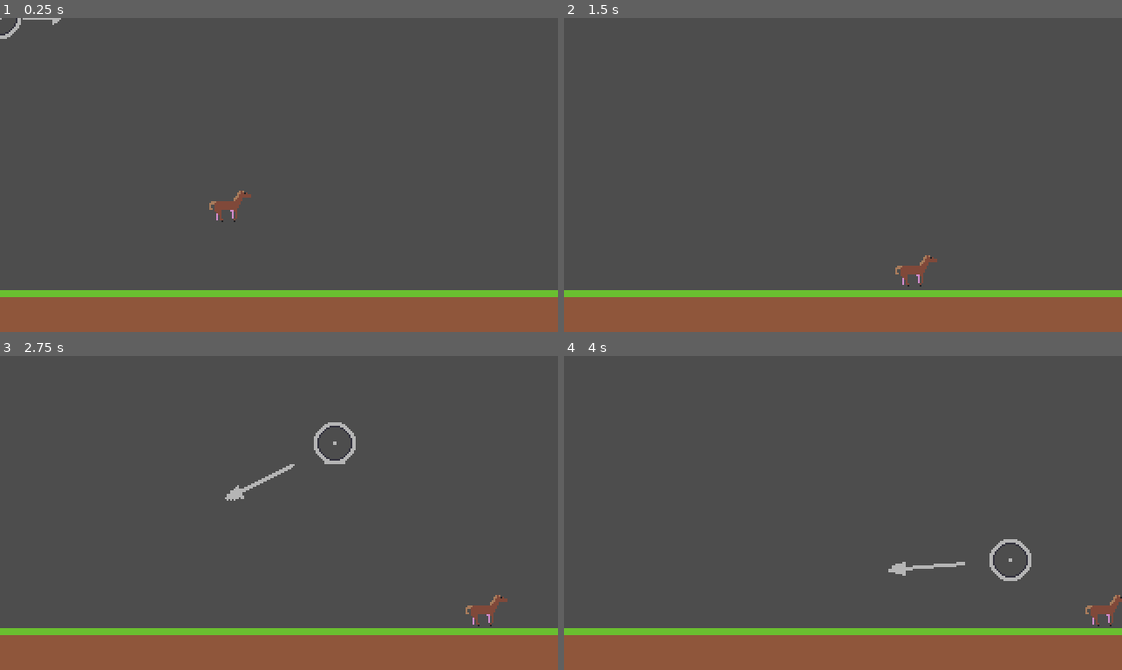
Above: before the commit, frames 1-4 (two rows, left to right).
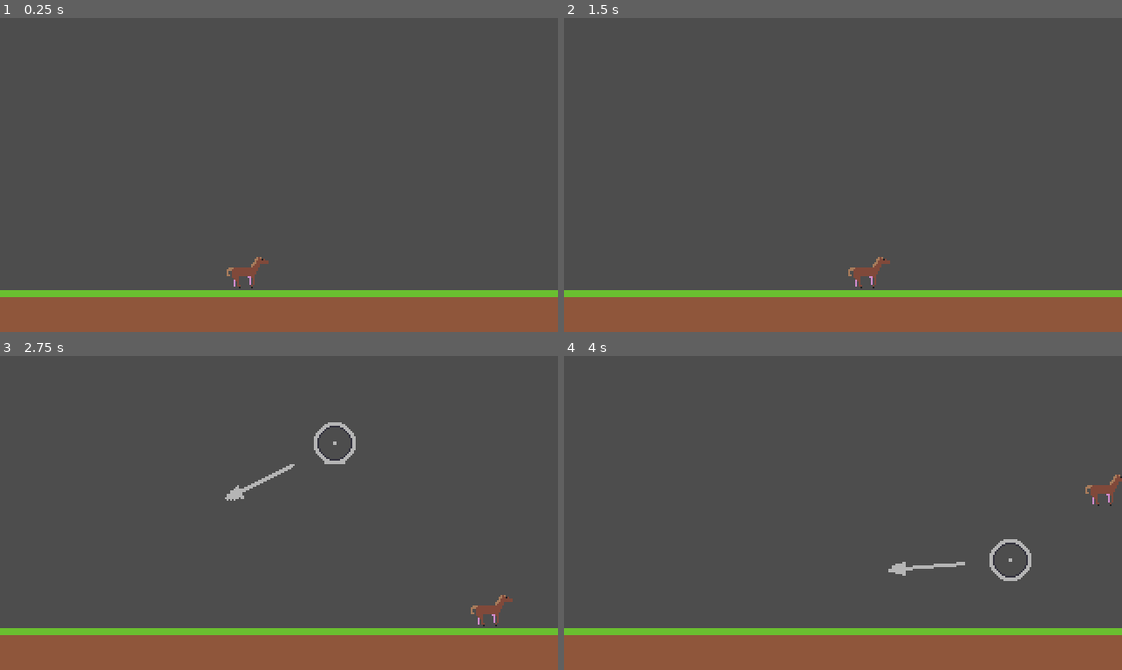
Above: after the commit, the same moments.

Repository: ErwinPrograms/Mini-Jam-205-Horses
Game: Godot game, scene res://scenes/roots/game.tscn
Two runs of this game, one before a commit and one after it. Both use one fixed random seed, a clock stepped at 60 frames per second and the inputs below.
Inputs (mouse positions are in pixels of both pictures, inside the frame that each line leads up to):
- Up to frame 1 (0.25 s): no input
- Up to frame 2 (1.5 s): move the mouse to (965, 159) at 0.52 s; press the mouse at (965, 159) at 0.53 s; tap Enter at 1.25 s; move the mouse to (731, 190) at 1.27 s; release the mouse at (731, 190) at 1.28 s; click (731, 190) at 1.35 s
- Up to frame 3 (2.75 s): move the mouse to (334, 443) at 2.02 s; press the mouse at (334, 443) at 2.03 s
- Up to frame 4 (4 s): tap Space at 2.75 s; move the mouse to (815, 575) at 2.77 s; release the mouse at (815, 575) at 2.78 s; click (815, 575) at 2.85 s; move the mouse to (1010, 560) at 3.52 s; press the mouse at (1010, 560) at 3.53 s

The runs differ from the first frame. In frame 1, 0.7% of the frame differs, in the area x 0-49%, y 0-87%; in frame 2, 0.5%; in frame 3, 0.2%; in frame 4, 0.5%.

Commit message:
Update movement control feel and add background music to game

Diff:
--- a/project.godot
+++ b/project.godot
@@ -31,9 +31,18 @@
 ]
 }
 
+[layer_names]
+
+2d_physics/layer_1="Player"
+2d_physics/layer_2="Enemy"
+2d_physics/layer_3="Obstacle"
+2d_physics/layer_4="Border"
+2d_physics/layer_5="Floor"
+
 [physics]
 
 3d/physics_engine="Jolt Physics"
+2d/default_gravity=245.0
 
 [rendering]
 
--- a/scenes/characters/horse_player.gd
+++ b/scenes/characters/horse_player.gd
@@ -1,13 +1,44 @@
 class_name HorsePlayer
 extends RigidBody2D
 
-@export var launch_power: float = 200
+@export var launch_power: float = 75
+@export var max_jumps: int = 3
 
+var _remaining_jumps: int
+var _in_air: bool
+
+func _ready() -> void:
+	_in_air = false
+	_remaining_jumps = max_jumps
 
 func connect_to_cursor(cursor: LaunchCursor):
 	cursor.drag_released.connect(on_drag_released)
 
 func on_drag_released(force_scale: Vector2) -> void:
-	print("Now launching")
-	linear_velocity = force_scale * launch_power
-	print(linear_velocity)
+	# Verticality is dampened instead of disabling force
+	if _in_air and _remaining_jumps <= 0:
+		if force_scale.y < 0:
+			#print("No more jumps!")
+			force_scale.y = force_scale.y * .25
+
+	linear_velocity += force_scale * launch_power
+	_remaining_jumps += -1
+	#print("Remaining jumps: %s\nIn Air: %s" % [_remaining_jumps, _in_air])
+
+
+func _on_body_shape_entered(body_rid: RID, body: Node, body_shape_index: int, local_shape_index: int) -> void:
+	if body is FloorBody:
+		reset_jumps()
+		_in_air = false
+
+func _on_body_shape_exited(body_rid: RID, body: Node, body_shape_index: int, local_shape_index: int) -> void:
+	if body is FloorBody:
+		_in_air = true
+
+func reset_jumps() -> void:
+	_remaining_jumps = max_jumps
+
+func is_touching_floor() -> bool:
+	var colliding_bodies: Array[Node2D] = get_colliding_bodies()
+
+	return colliding_bodies and colliding_bodies[0] is FloorBody
--- a/scenes/characters/horse_player.tscn
+++ b/scenes/characters/horse_player.tscn
@@ -8,7 +8,11 @@
 height = 22.0
 
 [node name="HorsePlayer" type="RigidBody2D" unique_id=570504137]
+collision_mask = 25
 lock_rotation = true
+contact_monitor = true
+max_contacts_reported = 1
+linear_damp = 0.5
 script = ExtResource("1_ersk7")
 
 [node name="Sprite2D" type="Sprite2D" parent="." unique_id=450168388]
@@ -17,3 +21,6 @@
 [node name="CollisionShape2D" type="CollisionShape2D" parent="." unique_id=2038257002]
 position = Vector2(0, 2)
 shape = SubResource("CapsuleShape2D_wfdm2")
+
+[connection signal="body_shape_entered" from="." to="." method="_on_body_shape_entered"]
+[connection signal="body_shape_exited" from="." to="." method="_on_body_shape_exited"]
--- a/scenes/roots/game.tscn
+++ b/scenes/roots/game.tscn
@@ -3,33 +3,30 @@
 [ext_resource type="Script" uid="uid://cug7cshhmy0s0" path="res://scenes/roots/game.gd" id="1_jmdlf"]
 [ext_resource type="PackedScene" uid="uid://bf8l5xrmmuh41" path="res://scenes/characters/horse_player.tscn" id="1_m46om"]
 [ext_resource type="PackedScene" uid="uid://cqbtxxdm0qyl1" path="res://scenes/terrain/border_body.tscn" id="2_yj28s"]
-[ext_resource type="Texture2D" uid="uid://dwtx00a36142e" path="res://assets/grassy-floor.png" id="3_qnb58"]
 [ext_resource type="PackedScene" uid="uid://dbxargdbd8olk" path="res://scenes/ui/launch_cursor.tscn" id="4_80xvq"]
-
-[sub_resource type="RectangleShape2D" id="RectangleShape2D_yj28s"]
-size = Vector2(320, 24)
+[ext_resource type="PackedScene" uid="uid://bowqhc08rt075" path="res://scenes/terrain/floor_body.tscn" id="4_n0tf4"]
+[ext_resource type="AudioStream" uid="uid://dt7fbuw8ovq2g" path="res://assets/music/Music_Loop_8_Full.ogg" id="6_n0tf4"]
 
 [node name="Game" type="Node2D" unique_id=368179119]
 script = ExtResource("1_jmdlf")
 
 [node name="HorsePlayer" parent="." unique_id=570504137 instance=ExtResource("1_m46om")]
-position = Vector2(132, 77)
+position = Vector2(142, 143)
 
 [node name="WorldNodes" type="Node" parent="." unique_id=544868373]
 
 [node name="BorderBody" parent="WorldNodes" unique_id=569925918 instance=ExtResource("2_yj28s")]
 
-[node name="FloorBody" type="StaticBody2D" parent="WorldNodes" unique_id=859357505]
+[node name="FloorBody" parent="WorldNodes" unique_id=1332572446 instance=ExtResource("4_n0tf4")]
 position = Vector2(0, 156)
-
-[node name="Sprite2D" type="Sprite2D" parent="WorldNodes/FloorBody" unique_id=845155960]
-texture = ExtResource("3_qnb58")
-centered = false
-
-[node name="CollisionShape2D" type="CollisionShape2D" parent="WorldNodes/FloorBody" unique_id=114358912]
-position = Vector2(160, 12)
-shape = SubResource("RectangleShape2D_yj28s")
 
 [node name="ControllerNodes" type="Node" parent="." unique_id=22596498]
 
 [node name="LaunchCursor" parent="ControllerNodes" unique_id=1283492629 instance=ExtResource("4_80xvq")]
+visible = false
+
+[node name="MusicPlayer" type="AudioStreamPlayer" parent="." unique_id=344980592]
+stream = ExtResource("6_n0tf4")
+volume_db = -20.0
+autoplay = true
+parameters/looping = true
--- /dev/null
+++ b/scenes/terrain/border_body.gd
@@ -0,0 +1,2 @@
+class_name BorderBody
+extends StaticBody2D
--- a/scenes/terrain/border_body.tscn
+++ b/scenes/terrain/border_body.tscn
@@ -1,8 +1,17 @@
 [gd_scene format=3 uid="uid://cqbtxxdm0qyl1"]
+
+[ext_resource type="Script" uid="uid://bxy4cpc8amxc5" path="res://scenes/terrain/border_body.gd" id="1_qfs1t"]
+
+[sub_resource type="PhysicsMaterial" id="PhysicsMaterial_qfs1t"]
+friction = 0.0
 
 [sub_resource type="WorldBoundaryShape2D" id="WorldBoundaryShape2D_h6q80"]
 
 [node name="BorderBody" type="StaticBody2D" unique_id=569925918]
+collision_layer = 8
+collision_mask = 0
+physics_material_override = SubResource("PhysicsMaterial_qfs1t")
+script = ExtResource("1_qfs1t")
 
 [node name="CollisionShape2D" type="CollisionShape2D" parent="." unique_id=1724072364]
 rotation = 1.5707964
--- /dev/null
+++ b/scenes/terrain/floor_body.gd
@@ -0,0 +1,2 @@
+class_name FloorBody
+extends StaticBody2D
--- /dev/null
+++ b/scenes/terrain/floor_body.tscn
@@ -0,0 +1,20 @@
+[gd_scene format=3 uid="uid://bowqhc08rt075"]
+
+[ext_resource type="Texture2D" uid="uid://dwtx00a36142e" path="res://assets/grassy-floor.png" id="1_svyac"]
+[ext_resource type="Script" uid="uid://muvprnac51e5" path="res://scenes/terrain/floor_body.gd" id="1_xjm48"]
+
+[sub_resource type="RectangleShape2D" id="RectangleShape2D_yj28s"]
+size = Vector2(320, 24)
+
+[node name="FloorBody" type="StaticBody2D" unique_id=1332572446]
+collision_layer = 16
+collision_mask = 0
+script = ExtResource("1_xjm48")
+
+[node name="Sprite2D" type="Sprite2D" parent="." unique_id=263870465]
+texture = ExtResource("1_svyac")
+centered = false
+
+[node name="CollisionShape2D" type="CollisionShape2D" parent="." unique_id=1524857625]
+position = Vector2(160, 12)
+shape = SubResource("RectangleShape2D_yj28s")
--- a/scenes/ui/launch_cursor.gd
+++ b/scenes/ui/launch_cursor.gd
@@ -17,9 +17,7 @@
 		on_primary_released()
 
 	if _is_dragging and event is InputEventMouseMotion:
-		#print("CursorPosition: %s\nMousePosition: %s" % [global_position, event.position])
 		_drag_distance =  global_position - event.position
-		print("Drag distance: %s" %_drag_distance)
 		direction_arrow_sprite.rotation = _drag_distance.angle()
 
 		# Magic numbers yippie
@@ -42,13 +40,10 @@
 
 # Calculates the force scale based on the mouse position since the player clicked to start the cursor
 func calculate_force_from_distance(distance: Vector2) -> Vector2:
-	print(distance)
 	var result: Vector2 = distance.normalized()  * clampf(
 		distance.length(),
 		0.5,
 		2
 	)
 
-	print("force scale: %s" % result)
-
 	return result
Not shown, added: assets/music/Music_Loop_8_Arp.ogg.import
Not shown, added: assets/music/Music_Loop_8_Bass.ogg.import
Not shown, added: assets/music/Music_Loop_8_Drums.ogg.import
Not shown, added: assets/music/Music_Loop_8_Full.ogg.import
Not shown, added: assets/music/Music_Loop_8_Melody.ogg.import
Not shown, added: scenes/terrain/border_body.gd.uid
Not shown, added: scenes/terrain/floor_body.gd.uid
Not shown, changed: README.md
Not shown, added: assets/music/Music_Loop_8_Arp.ogg
Not shown, added: assets/music/Music_Loop_8_Bass.ogg
Not shown, added: assets/music/Music_Loop_8_Drums.ogg
Not shown, added: assets/music/Music_Loop_8_Full.ogg
(and 1 more such lines)
